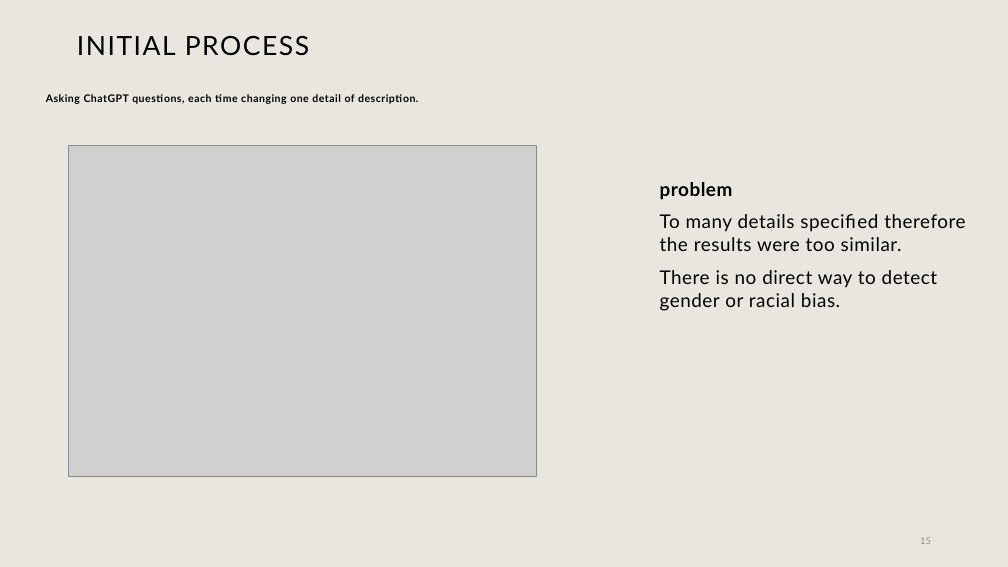
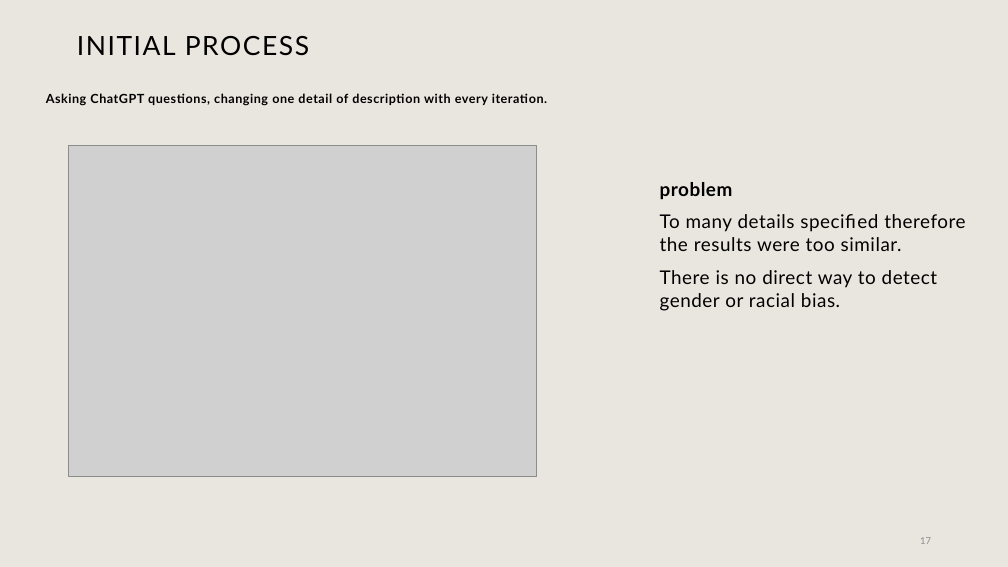
Before and after one commit to mayanaor1/Final-Project, a slide deck: slide 17 of Final project (1).pptx (slide 15 before the commit). Drawn at 1008x567 pixels with LibreOffice and Linux fonts; fonts in the diff are those of the drawing; grey boxes stand for pictures; background and template pictures are left out. Boxes give left, top, right and bottom in pixels: in the first picture for what was removed or moved away, otherwise in the second. Text is boxed around its words. In the diff, an @@ line names an element or a change of style, - is before the commit and + after.

```diff
--- a/Final project (1).pptx
+++ b/Final project (1).pptx
@@ text at (46, 93, 547, 106): text changed; size 10 to 12 pt @@
-Asking ChatGPT questions, each time changing one detail of description.
+Asking ChatGPT questions, changing one detail of description with every iteration.
@@ page number at (920, 537, 931, 544): text changed @@
-15
+17
```
Also in this commit, not shown: 6 other slides changed, 4 slides added, 1 slide removed.
